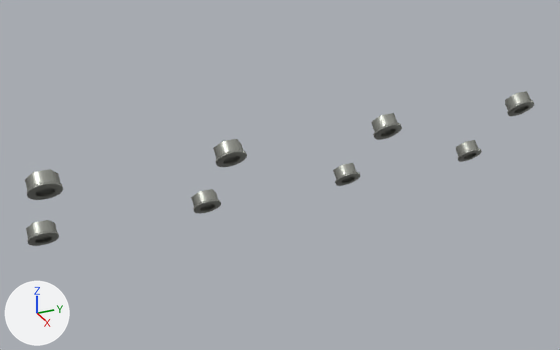
What one commit did to the glTF model public/parts/valve-cover-nuts-upper-left.glb.
Before and after are seen from a 50 mm lens placed at (56.0, -192.0, 237.0), pointed at (-312.0, -27.0, 53.0). Lighting does not change. The marker at lower left points along +X, +Y and +Z. The first picture is the older version.
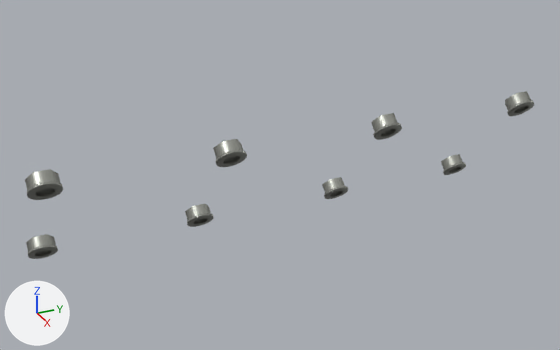
Pixel boxes (x1, y1, x2, y2) of what changed, in the pictures (560 x 350 px):
```json
{"object": "Mesh_0.007", "change": "moved", "before": [26, 220, 59, 246], "after": [25, 169, 63, 200]}
{"object": "Mesh_0.006", "change": "moved", "before": [25, 169, 63, 200], "after": [26, 234, 58, 259]}
{"object": "Mesh_0.005", "change": "moved", "before": [191, 189, 221, 214], "after": [213, 139, 247, 167]}
{"object": "Mesh_0.004", "change": "moved", "before": [213, 139, 247, 167], "after": [185, 204, 214, 227]}
{"object": "Mesh_0.003", "change": "moved", "before": [333, 163, 360, 186], "after": [371, 113, 402, 140]}
{"object": "Mesh_0.002", "change": "moved", "before": [371, 113, 402, 140], "after": [322, 177, 348, 199]}
{"object": "Mesh_0.001", "change": "moved", "before": [456, 140, 482, 162], "after": [505, 91, 534, 116]}
{"object": "Mesh_0", "change": "moved", "before": [505, 91, 534, 116], "after": [441, 154, 466, 175]}
```

Scene script edits in JSON lines:
```json
{"op": "set", "path": "ob_mesh_0.location", "old": "(-282.9, 114.5, 84.74)", "new": "(-338.6, 114.5, 23.2)"}
{"op": "set", "path": "ob_mesh_0_001.location", "old": "(-324.5, 114.5, 38.77)", "new": "(-282.9, 114.5, 84.74)"}
{"op": "set", "path": "ob_mesh_0_002.location", "old": "(-282.9, 23.5, 84.74)", "new": "(-338.6, 23.5, 23.2)"}
{"op": "set", "path": "ob_mesh_0_003.location", "old": "(-324.5, 23.5, 38.77)", "new": "(-282.9, 23.5, 84.74)"}
{"op": "set", "path": "ob_mesh_0_004.location", "old": "(-282.9, -67.5, 84.74)", "new": "(-338.6, -67.5, 23.2)"}
{"op": "set", "path": "ob_mesh_0_005.location", "old": "(-324.5, -67.5, 38.77)", "new": "(-282.9, -67.5, 84.74)"}
{"op": "set", "path": "ob_mesh_0_006.location", "old": "(-282.9, -158.5, 84.74)", "new": "(-338.6, -158.5, 23.2)"}
{"op": "set", "path": "ob_mesh_0_007.location", "old": "(-324.5, -158.5, 38.77)", "new": "(-282.9, -158.5, 84.74)"}
```
